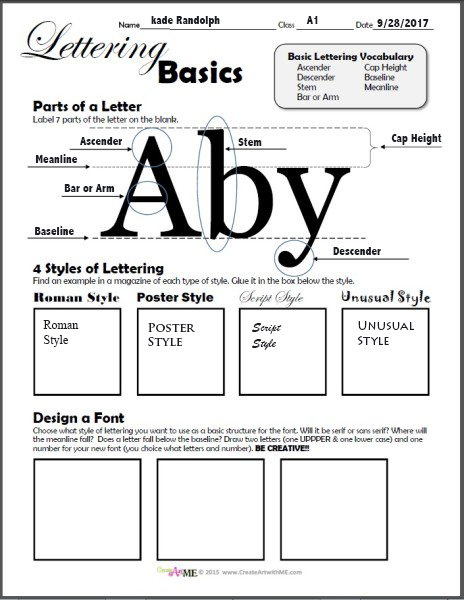
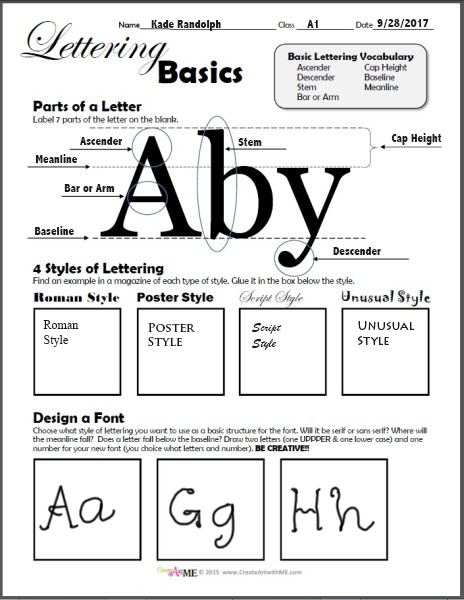
Before/after of a 464x600 layered artwork. What changed in the layer stack:
painted on "Unusual Style" over [38, 484, 377, 549]
painted on "A1" over [306, 16, 318, 28]
renamed "kade Randolph" to "Kade Randolph", painted on it over [151, 16, 221, 31]
